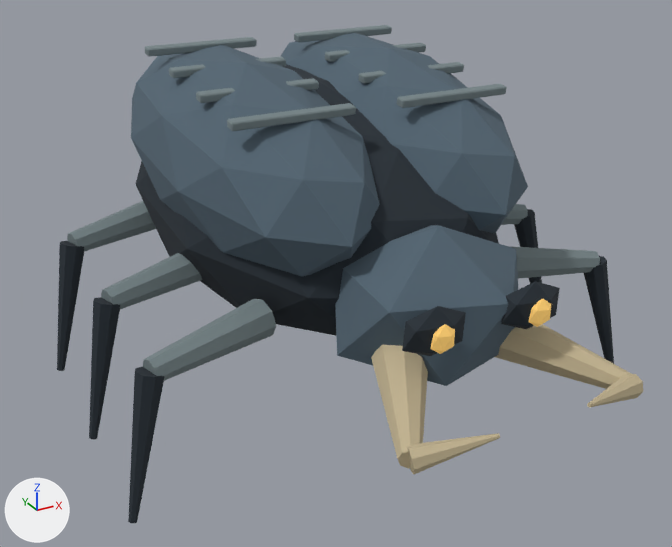
The glTF model public/models/characters/ash_beetle.glb as it was, and as the next commit left it.
Rendered twice from a 50 mm lens placed at (-0.98, -2.002, 1.156), pointed at (0.027, -0.171, 0.24). Lighting does not change. The marker at lower left points along +X, +Y and +Z. The older version comes first. Both versions are drawn at frame 7 of the action 'attack'; the numbers are the values there.

The first picture shows 'Armored leg', 'Armored leg.001', 'Armored leg.002', 'Beetle head', 'Charcoal abdomen', 'Hooked tarsus', 'Hooked tarsus.001', 'Hooked tarsus.002', 'Mandible', 'Mandible.001', 'Split elytron', 'Split elytron.001' and 18 more.
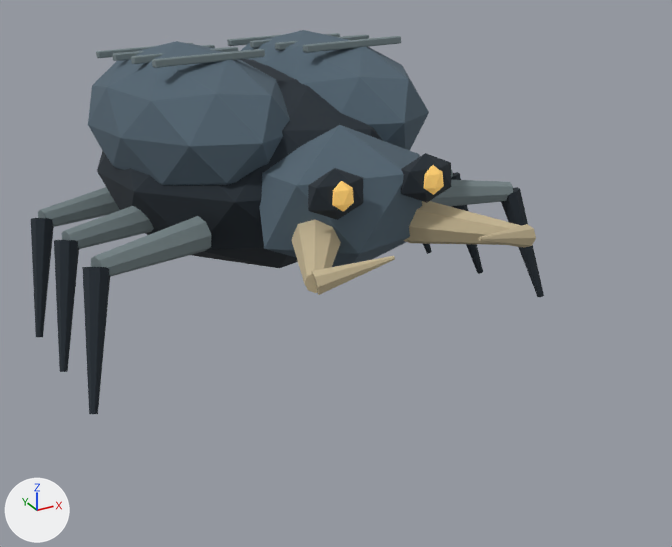
Not drawn themselves, but carrying or shaping drawn objects: ob_joint_body_004, ob_joint_leg_1_0, ob_joint_leg_1_1, ob_joint_leg__1_0, ob_joint_leg__1_1, ob_joint_leg__1_2.

Boxes [x1, y1, x2, y2] around the edits, measured in the pictures (672 x 547 px):
'Split elytron', moved, turned: before [131, 45, 380, 276]; after [88, 41, 290, 185]
'Beetle head', moved, turned: before [335, 225, 518, 386]; after [259, 125, 422, 267]
'Charcoal abdomen', moved, turned: before [136, 64, 499, 336]; after [97, 59, 383, 268]
'Split elytron.001', moved, turned: before [280, 33, 528, 233]; after [241, 30, 429, 151]
'Armored leg', moved, turned: before [143, 299, 276, 381]; after [91, 216, 211, 277]
'Mandible.001', moved, turned: before [495, 324, 630, 389]; after [404, 201, 521, 245]
'Mandible', moved, turned: before [371, 345, 428, 469]; after [292, 219, 341, 293]
'Hooked tarsus', moved, turned: before [128, 367, 165, 523]; after [82, 267, 110, 414]
'Armored leg.001', moved, turned: before [101, 253, 202, 309]; after [62, 206, 154, 249]
'Hooked tarsus.001', moved, turned: before [89, 297, 120, 440]; after [54, 240, 79, 372]
'Hooked tarsus.002', moved, turned: before [57, 241, 84, 371]; after [31, 218, 54, 337]
'Armored leg.002', moved, turned: before [67, 201, 156, 251]; after [38, 187, 120, 227]
'Armored leg.003', moved, turned: before [508, 246, 600, 279]; after [430, 180, 513, 206]
'Deep eye socket.006', moved, turned: before [402, 306, 466, 356]; after [308, 168, 363, 220]
'Deep eye socket.007', moved, turned: before [501, 281, 560, 329]; after [401, 153, 451, 203]
'Mandible hook', moved, turned: before [407, 433, 500, 474]; after [311, 256, 395, 295]
'Hooked tarsus.003', moved, turned: before [584, 256, 614, 364]; after [501, 187, 544, 297]
'Carapace ridge.003', moved, turned: before [227, 103, 356, 131]; after [152, 49, 265, 68]
'Carapace ridge.007', moved, turned: before [397, 84, 507, 108]; after [303, 36, 401, 53]
'Mandible hook.001', moved, turned: before [587, 373, 643, 407]; after [478, 224, 536, 248]
'Carapace ridge', moved, turned: before [145, 37, 257, 57]; after [96, 43, 193, 58]
'Hooked tarsus.004', moved, turned: before [514, 209, 542, 284]; after [451, 172, 483, 274]
'Carapace ridge.004', moved, turned: before [294, 25, 392, 43]; after [227, 34, 285, 46]
'Amber iris.006', moved, turned: before [431, 324, 455, 354]; after [332, 181, 354, 212]
'Carapace ridge.002', moved, turned: before [196, 78, 319, 103]; after [131, 47, 238, 64]
'Amber iris.007', moved, turned: before [529, 299, 551, 327]; after [424, 166, 444, 195]
'Carapace ridge.006', moved, turned: before [358, 62, 464, 84]; after [275, 35, 369, 50]
'Carapace ridge.001', moved, turned: before [169, 57, 286, 79]; after [113, 45, 215, 61]
'Carapace ridge.005', moved, turned: before [324, 42, 426, 62]; after [250, 33, 340, 48]
'Armored leg.004', moved, turned (mostly hidden afterwards): before [501, 204, 528, 225]; after [451, 169, 453, 177]
'Hooked tarsus.005', moved, turned (not visible before): after [423, 244, 432, 254]

The change, as a list of edits to the scene's bpy script:
```text
Change ob_joint_body_004:
    ob_joint_body_004.location: (0.0, -0.178, 0.38) -> (0.0, 0.164, 0.38)
    ob_joint_body_004.rotation_euler: (0.129, 0.0, 0.0) -> (-0.121, 0.0, 0.0)  # degrees (7.4, 0, 0) -> degrees (-6.9, 0, 0)
Change ob_joint_leg_1_0:
    ob_joint_leg_1_0.rotation_euler: (0.0, 0.0, 0.0) -> (0.0767, 0.0, 0.0)  # degrees (0, 0, 0) -> degrees (4.4, 0, 0)
Change ob_joint_leg_1_1:
    ob_joint_leg_1_1.rotation_euler: (0.0, 0.0, 0.0) -> (0.0767, 0.0, 0.0)  # degrees (0, 0, 0) -> degrees (4.4, 0, 0)
Change ob_joint_leg__1_0:
    ob_joint_leg__1_0.rotation_euler: (0.0, 0.0, 0.0) -> (-0.0767, 0.0, 0.0)  # degrees (0, 0, 0) -> degrees (-4.4, 0, 0)
Change ob_joint_leg__1_1:
    ob_joint_leg__1_1.rotation_euler: (0.0, 0.0, 0.0) -> (-0.0767, 0.0, 0.0)  # degrees (0, 0, 0) -> degrees (-4.4, 0, 0)
Change ob_joint_leg__1_2:
    ob_joint_leg__1_2.rotation_euler: (0.0, 0.0, 0.0) -> (-0.0767, 0.0, 0.0)  # degrees (0, 0, 0) -> degrees (-4.4, 0, 0)
```
